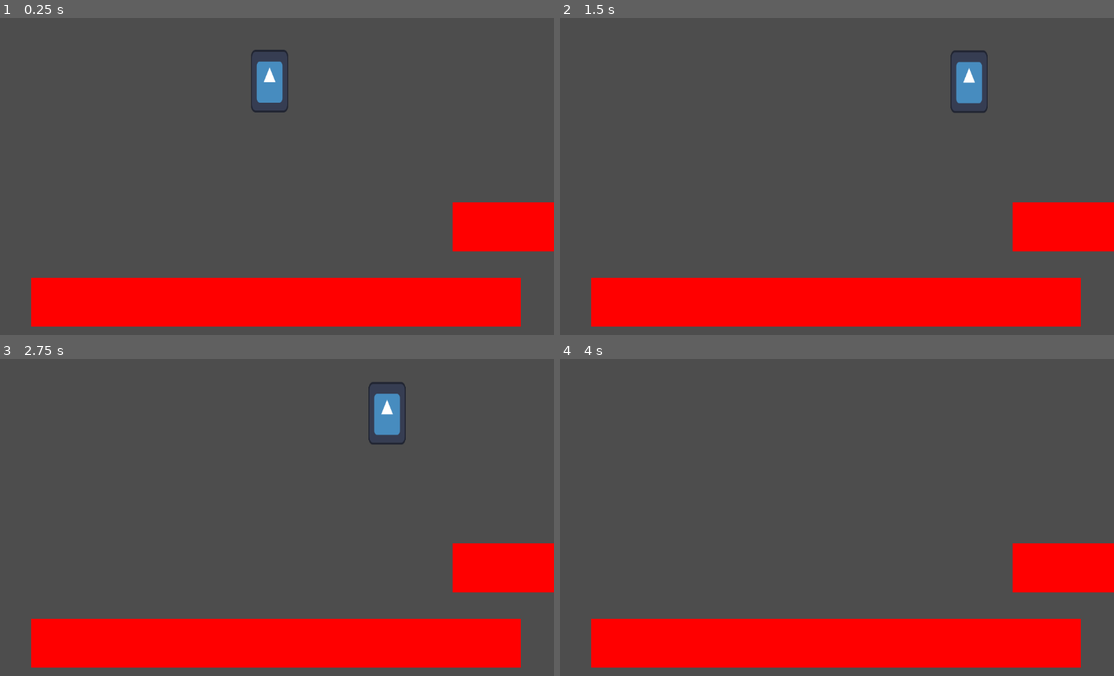
Above: before the commit, frames 1-4 (two rows, left to right).
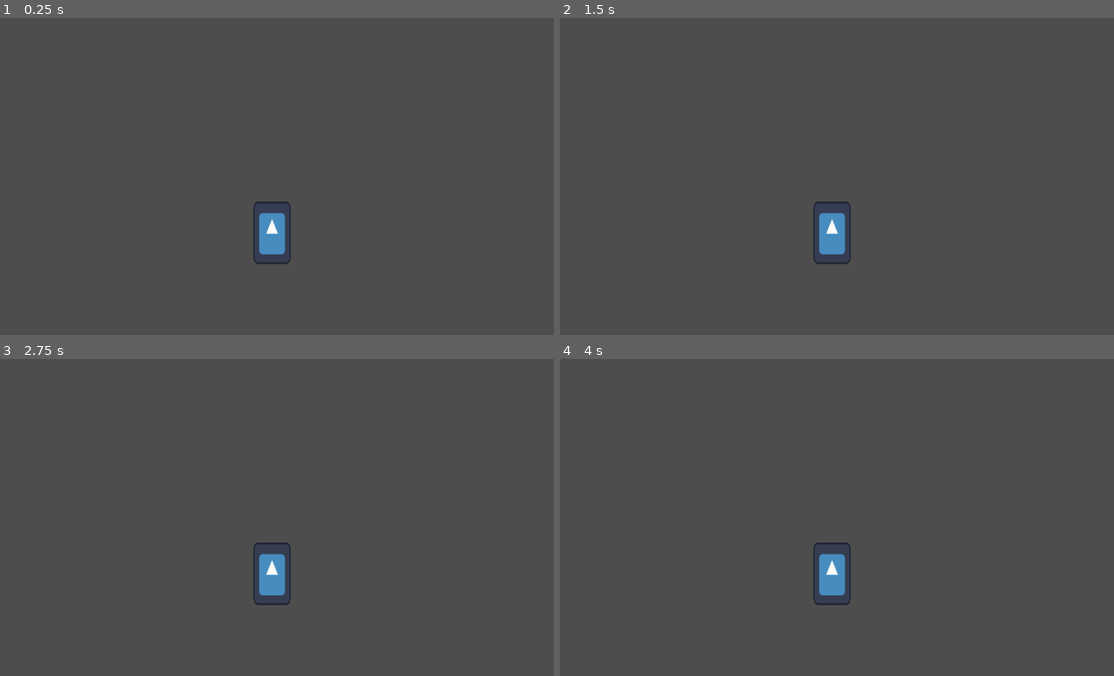
Above: after the commit, the same moments.

Repository: moaatt2/My-First-Game
Game: Godot game, scene res://scenes/world.tscn
Two runs of this game, one before a commit and one after it. Both use one fixed random seed, a clock stepped at 60 frames per second and the inputs below. The engine's default icon, where the game draws it, is replaced by a stand-in: a white triangle on a blue panel in a dark square.
Inputs:
- Up to frame 1 (0.25 s): no input
- Up to frame 2 (1.5 s): hold D (move_right) from 0.53 s (still down); tap Space (jump) at 0.77 s
- Up to frame 3 (2.75 s): tap Space (jump) at 1.52 s; release D (move_right) at 2.03 s; hold A (move_left) from 2.03 s (still down)
- Up to frame 4 (4 s): release A (move_left) at 2.78 s; hold D (move_right) from 2.78 s (still down); tap Space (jump) at 3.02, 3.77 s

The runs differ from the first frame. In frame 1, 18% of the frame differs, in the area x 5-100%, y 10-98%; in frame 2, 18%; in frame 3, 18%; in frame 4, 17%.

Commit message:
Add camera to player.

Diff:
--- a/scenes/player.tscn
+++ b/scenes/player.tscn
@@ -18,3 +18,6 @@
 [node name="CollisionShape2D" type="CollisionShape2D" parent="."]
 position = Vector2(0.25, -66)
 shape = SubResource("RectangleShape2D_g2els")
+
+[node name="Camera2D" type="Camera2D" parent="."]
+position = Vector2(0, -180)
